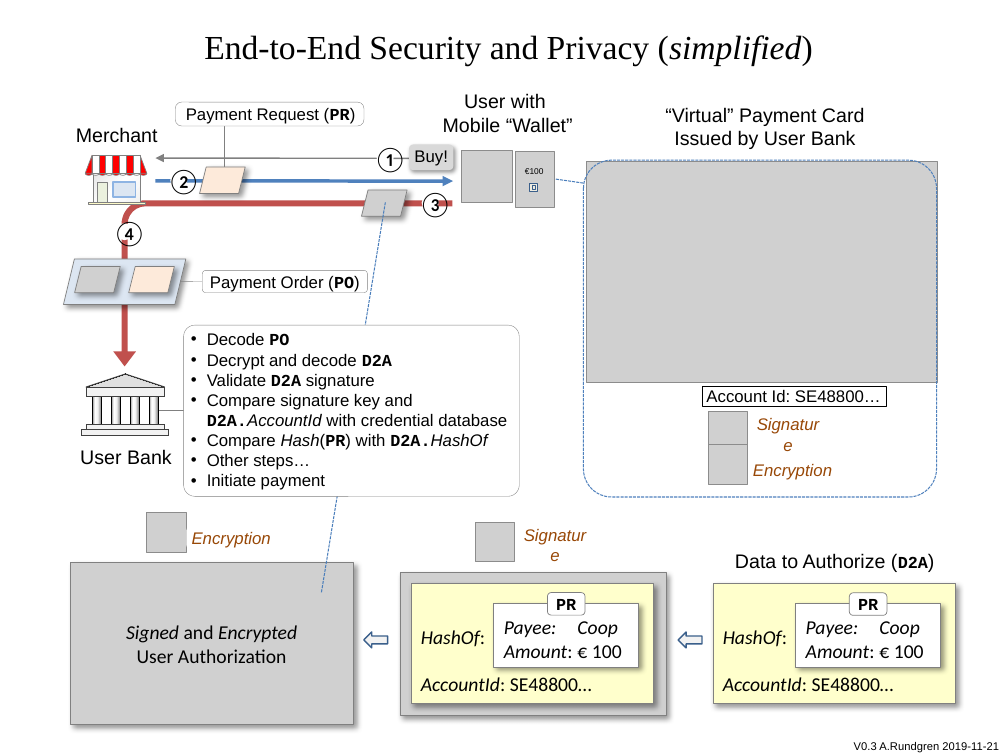
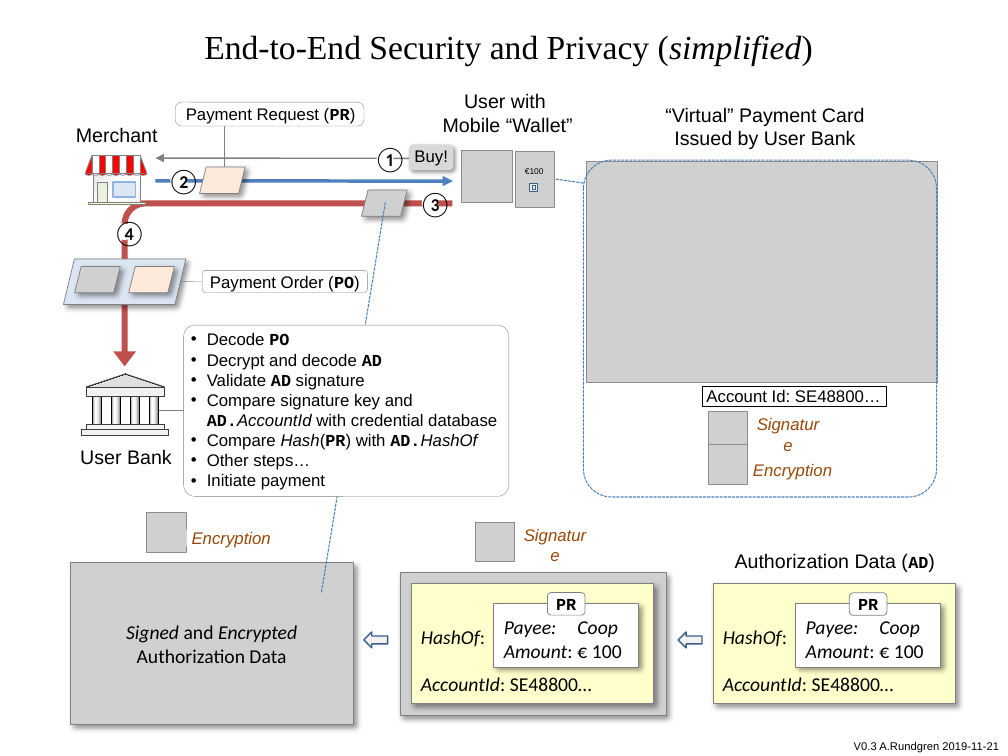
Before and after one commit to cyberphone/doc, a slide deck: slide 1 of payments/open-banking-dual-mode-end-to-end-security-simplified.pptx. Drawn at 1008x756 pixels with LibreOffice and Linux fonts; fonts in the diff are those of the drawing; grey boxes stand for pictures. Boxes give left, top, right and bottom in pixels: in the first picture for what was removed or moved away, otherwise in the second. Text is boxed around its words. In the diff, an @@ line names an element or a change of style, - is before the commit and + after.

```diff
--- a/payments/open-banking-dual-mode-end-to-end-security-simplified.pptx
+++ b/payments/open-banking-dual-mode-end-to-end-security-simplified.pptx
@@ rounded rectangle "Decode PO": place and size @@
-rounded rectangle "Decode PO" at <box>183,326,519,497</box>
+rounded rectangle "Decode PO" at <box>183,326,509,497</box>
@@ text in rounded rectangle at <box>207,354,497,450</box>: text changed @@
-• Decrypt and decode D2A
-• Validate D2A signature
-• Compare signature key and
-  D2A.AccountId with credential database
-• Compare Hash(PR) with D2A.HashOf
+• Decrypt and decode AD
+• Validate AD signature
+• Compare signature key and
+  AD.AccountId with credential database
+• Compare Hash(PR) with AD.HashOf
@@ text at <box>735,553,928,569</box>: text changed @@
-Data to Authorize (D2A)
+Authorization Data (AD)
@@ text in picture at <box>126,625,297,663</box>: text changed @@
-Signed and Encrypted
-User Authorization
+Signed and Encrypted
+Authorization Data
```
Also in this commit, not shown: 1 other file.
